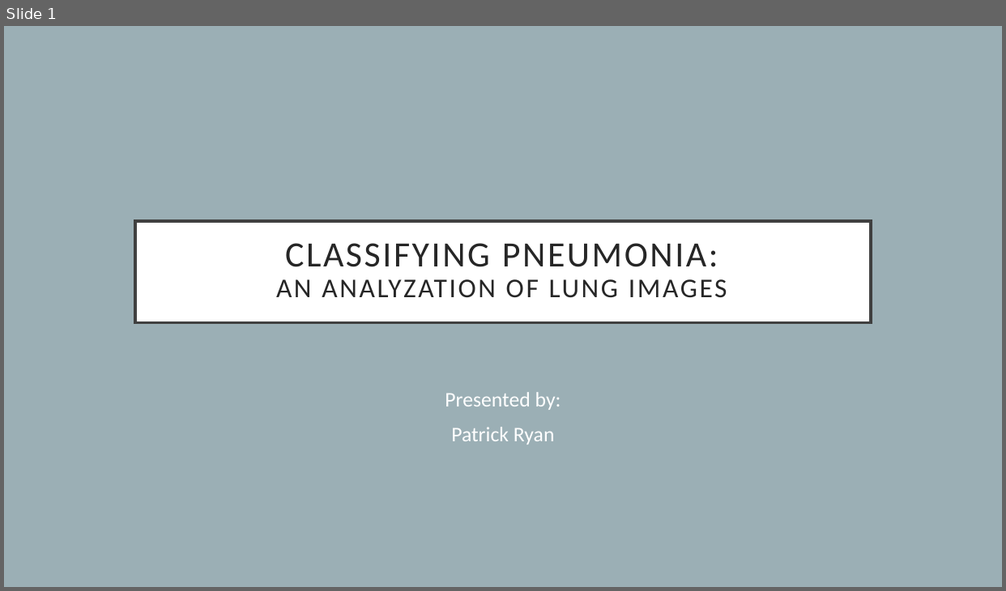
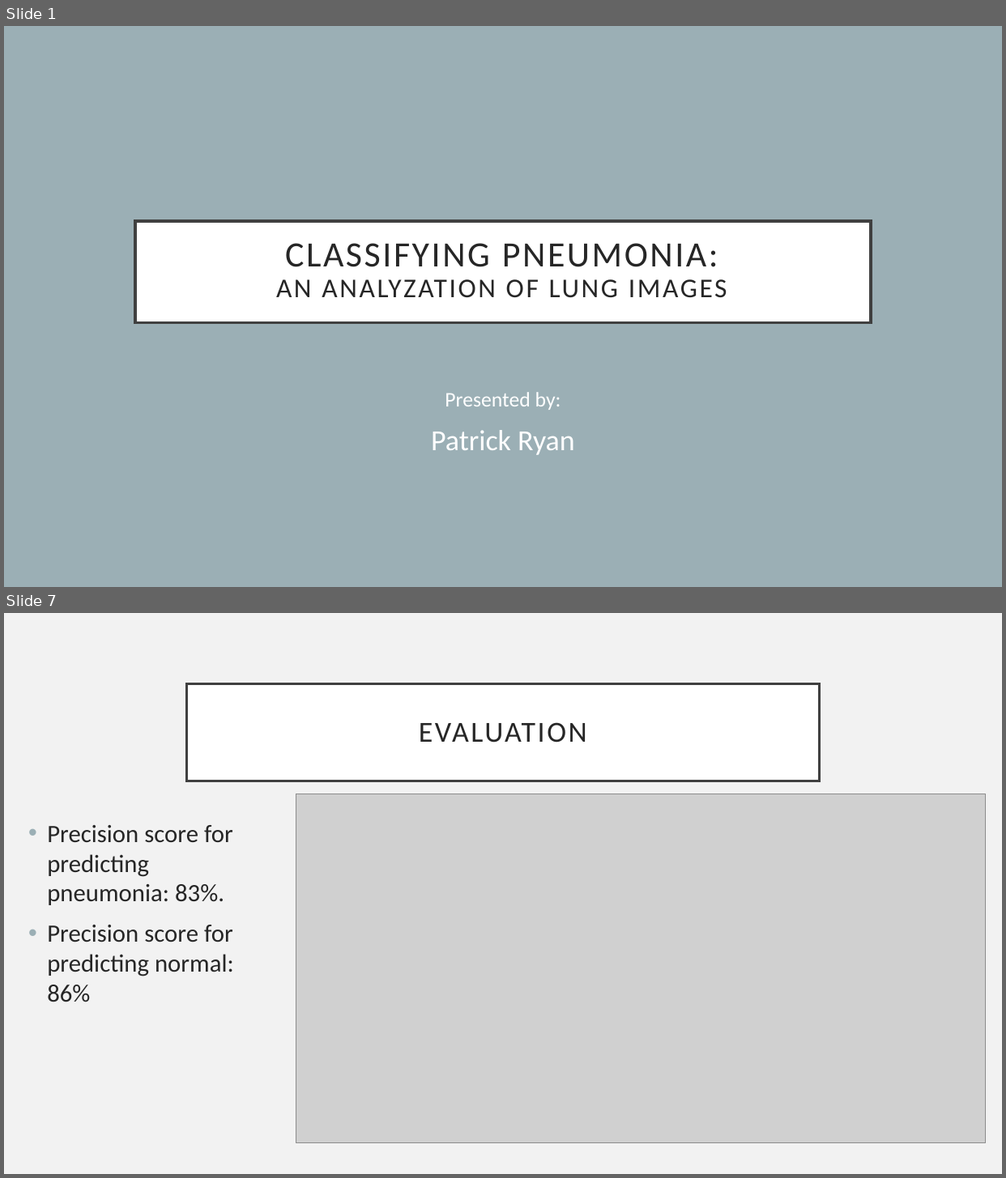
Before and after one commit to PattiCakes59/Chest-X-Ray-Examination, a slide deck: PneumoniaPresentation.pptx. Shown one above the other, each under a label of ours: slide 1 before the commit, slides 1 and 7 after it; the slides between them are not shown. The pictures are 1006x591 and 1006x1178 pixels, drawn with LibreOffice and Linux fonts; fonts in the diff are those of the drawing; grey boxes stand for pictures. Boxes give left, top, right and bottom in pixels: in the first picture for what was removed or moved away, otherwise in the second. Text is boxed around its words. In the diff, an @@ line names an element or a change of style, - is before the commit and + after.

```diff
--- a/PneumoniaPresentation.pptx
+++ b/PneumoniaPresentation.pptx
@@ slide 7 added at (4,613,1002,1174), background #F2F2F2 @@
@@ title added at (187,684,819,781), fill #FFFFFF, outline #404040 2.5 pt, 28 pt, text #262626 @@
+EVALUATION
@@ picture added at (296,794,986,1144) @@
@@ text added at (47,825,234,1003), 24 pt, text #262626 @@
+• Precision score for predicting pneumonia: 83%.
+• Precision score for predicting normal: 86%
@@ slide 1 changed as well @@
@@ subtitle at (431,430,575,455): size 20 to 28 pt in "Patrick Ryan" @@
```
Also in this commit, not shown: 4 other slides changed, 4 other slides added, 4 slides removed.
